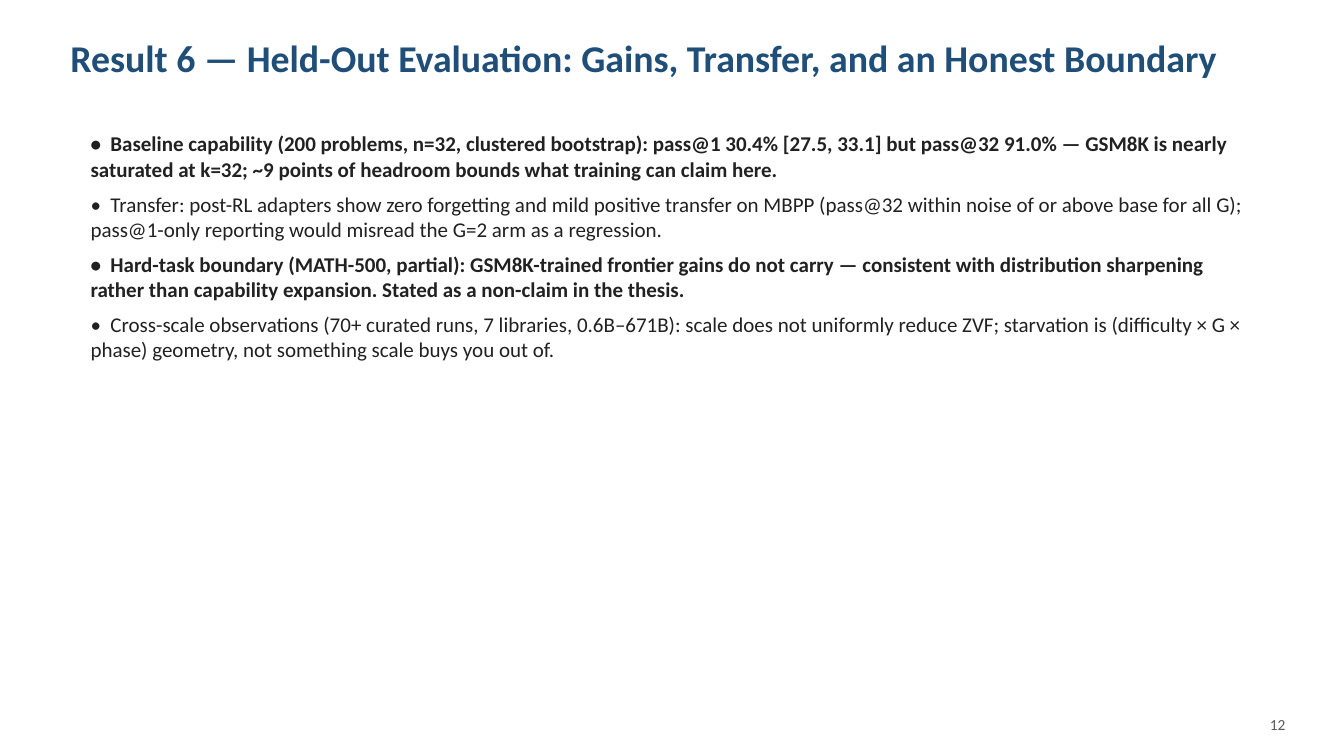
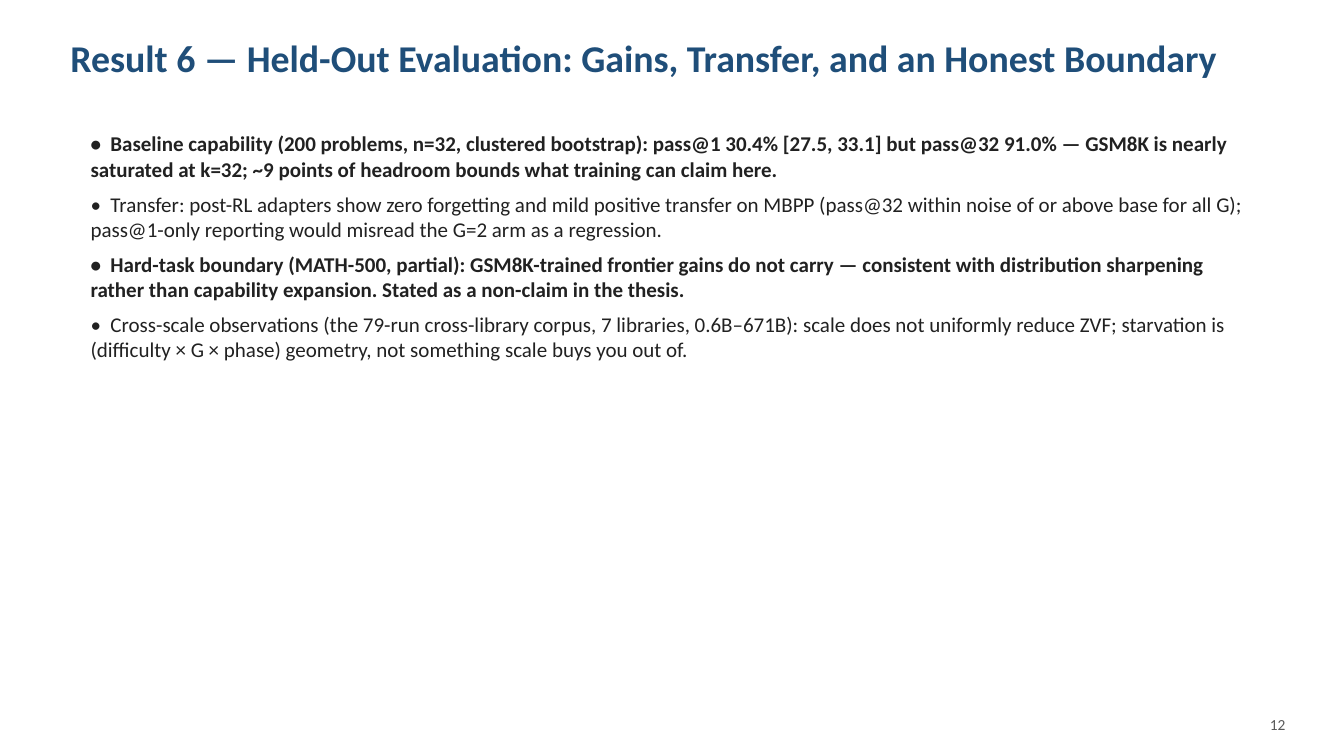
Before and after one commit to arvindcr4/tinker-rl-lab, a slide deck: slide 13 of outputs/PESU_MTech_Phase1_Session1_Review_ArvindCR.pptx. Drawn at 1344x756 pixels with LibreOffice and Linux fonts; fonts in the diff are those of the drawing. Boxes give left, top, right and bottom in pixels: in the first picture for what was removed or moved away, otherwise in the second. Text is boxed around its words. In the diff, an @@ line names an element or a change of style, - is before the commit and + after.

```diff
--- a/outputs/PESU_MTech_Phase1_Session1_Review_ArvindCR.pptx
+++ b/outputs/PESU_MTech_Phase1_Session1_Review_ArvindCR.pptx
@@ text at [91, 317, 1224, 361]: text changed @@
-• Cross-scale observations (70+ curated runs, 7 libraries, 0.6B–671B): scale does not uniformly reduce ZVF; starvation is (difficulty × G × phase) geometry, not something scale buys you out of.
+• Cross-scale observations (the 79-run cross-library corpus, 7 libraries, 0.6B–671B): scale does not uniformly reduce ZVF; starvation is (difficulty × G × phase) geometry, not something scale buys you out of.
```
Also in this commit, not shown: 1 other slide changed, 1 other file.
